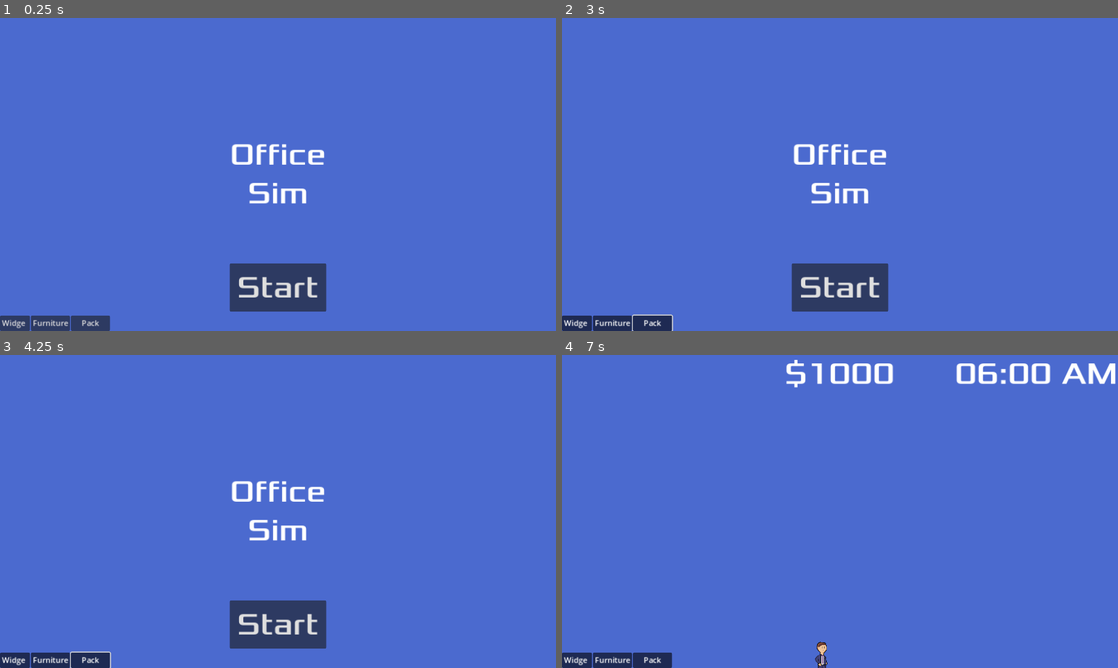
Above: before the commit, frames 1-4 (two rows, left to right).
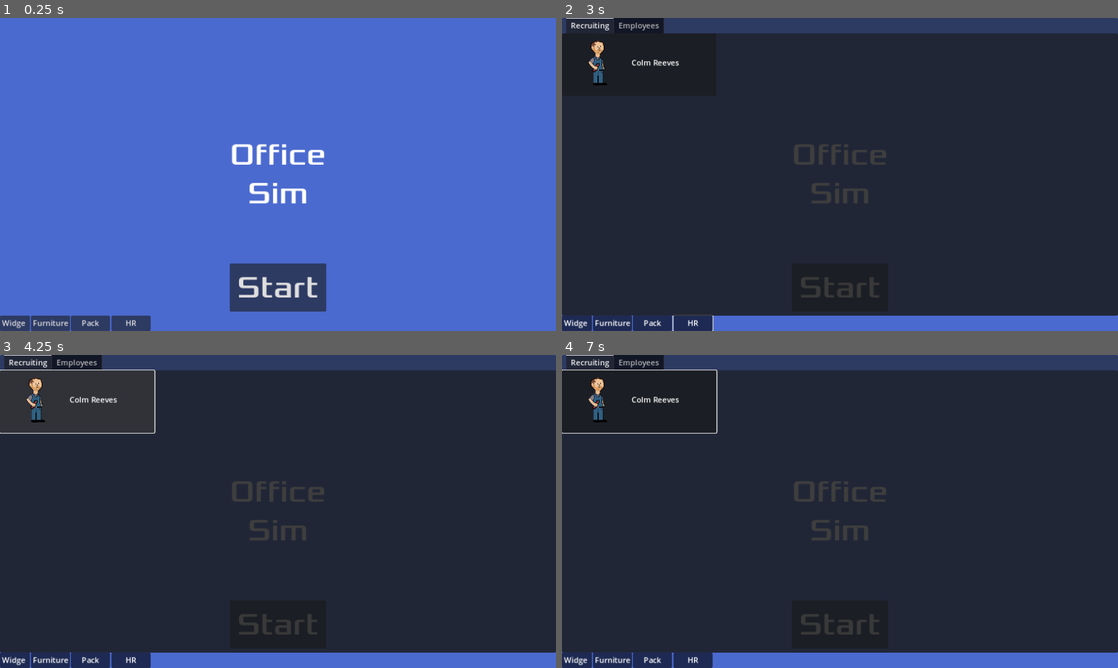
Above: after the commit, the same moments.

Repository: Final-Parsec/office-sim
Game: Godot game, scene res://main.tscn
Same seed, same stepped clock (60 frames per second), same inputs: the game is played once before the commit and once after it.
Inputs (mouse positions are in pixels of both pictures, inside the frame that each line leads up to):
- Up to frame 1 (0.25 s): no input
- Up to frame 2 (3 s): click "Widget" at 0.5 s; click "Furniture" at 1.25 s; click "Pack" at 2 s; click (695, 324) at 2.75 s, where only the run after the commit has a clickable "HR"
- Up to frame 3 (4.25 s): click (77, 401) at 3.5 s, where only the run after the commit has a clickable "Colm Reeves"
- Up to frame 4 (7 s): click "Start" at 4.25 s; click (840, 624) at 5 s, where only the run after the commit has a clickable "Start"; tap Enter at 5.75 s; move the mouse to (962, 495) at 5.77 s; hold Right (move_right) 5.78-6.53 s; click (962, 495) at 5.85 s; move the mouse to (728, 527) at 6.52 s; hold S (move_down) from 6.53 s (still down); click (728, 527) at 6.6 s

The runs differ from the first frame. In frame 1, 0.3% of the frame differs, in the area x 20-28%, y 95-100%; in frame 2, 95%; in frame 3, 95%; in frame 4, 96%, in the area x 0-100%, y 0-100%.

Commit message:
art for employee and start to an hr gui

Diff:
--- a/game/enums.gd
+++ b/game/enums.gd
@@ -4,5 +4,6 @@
 	NONE = 0,
 	WIDGET = 1,
 	FURNITURE = 2,
-	PACK = 3
+	PACK = 3,
+	HR = 4
 }
--- /dev/null
+++ b/game/hr_panel.gd
@@ -0,0 +1,7 @@
+extends Panel
+
+func _ready() -> void:
+	visible = false
+
+func _on_hud_action_bar_button_pressed() -> void:
+	visible = GameState.selected_action == Enums.Actions.HR
--- a/game/hud.gd
+++ b/game/hud.gd
@@ -1,6 +1,7 @@
 extends CanvasLayer
 
 signal start_game
+signal action_bar_button_pressed
 
 func show_message(text):
 	$Message.text = text
@@ -28,10 +29,10 @@
 	$Message.hide()
 
 func on_widget_button_pressed() -> void:
-	GameState.selected_action = Enums.Actions.WIDGET
+	set_selected_action(Enums.Actions.WIDGET)
 
 func on_furniture_button_pressed() -> void:
-	GameState.selected_action = Enums.Actions.FURNITURE
+	set_selected_action(Enums.Actions.FURNITURE)
 
 func update_time(time):
 	var meridiem_suffix = "AM" if time < 12 * 60 else "PM"
@@ -42,6 +43,12 @@
 	var display_minute = "%02d" % (time % 60)
 	$TimeLabel.text = display_hour + ":" + display_minute + " " + meridiem_suffix
 
+func _on_pack_button_pressed() -> void:
+	set_selected_action(Enums.Actions.PACK)
 
-func _on_pack_button_pressed() -> void:
-	GameState.selected_action = Enums.Actions.PACK
+func _on_hr_button_pressed() -> void:
+	set_selected_action(Enums.Actions.HR)
+
+func set_selected_action(selected_action: int) -> void:
+	GameState.selected_action = selected_action
+	action_bar_button_pressed.emit()
--- a/game/hud.tscn
+++ b/game/hud.tscn
@@ -1,10 +1,23 @@
-[gd_scene load_steps=5 format=3 uid="uid://bw6td1ka2uv5c"]
+[gd_scene load_steps=8 format=3 uid="uid://bw6td1ka2uv5c"]
 
 [ext_resource type="Script" path="res://hud.gd" id="1_0jbru"]
 [ext_resource type="FontFile" uid="uid://cw8737f1dq6n3" path="res://fonts/Xolonium-Regular.ttf" id="1_3xhbu"]
 [ext_resource type="ButtonGroup" uid="uid://ccfmiaex7mmvt" path="res://action_bar.tres" id="3_63eek"]
+[ext_resource type="Script" path="res://hr_panel.gd" id="4_lgdrw"]
+[ext_resource type="Texture2D" uid="uid://ndlb74qnveg0" path="res://art/colm_reeves1.png" id="5_epwqy"]
 
 [sub_resource type="Shortcut" id="Shortcut_wpxgg"]
+
+[sub_resource type="SpriteFrames" id="SpriteFrames_fm8g5"]
+animations = [{
+"frames": [{
+"duration": 1.0,
+"texture": ExtResource("5_epwqy")
+}],
+"loop": true,
+"name": &"default",
+"speed": 5.0
+}]
 
 [node name="HUD" type="CanvasLayer"]
 script = ExtResource("1_0jbru")
@@ -110,8 +123,58 @@
 toggle_mode = true
 text = "Pack"
 
+[node name="HRButton" type="Button" parent="."]
+anchors_preset = 2
+anchor_top = 1.0
+anchor_bottom = 1.0
+offset_left = 231.0
+offset_top = -31.0
+offset_right = 312.0
+grow_vertical = 0
+toggle_mode = true
+text = "HR"
+
+[node name="HRPanel" type="Panel" parent="."]
+offset_right = 1152.0
+offset_bottom = 616.0
+script = ExtResource("4_lgdrw")
+
+[node name="TabContainer" type="TabContainer" parent="HRPanel"]
+layout_mode = 0
+offset_right = 1152.0
+offset_bottom = 616.0
+current_tab = 0
+
+[node name="Recruiting" type="Control" parent="HRPanel/TabContainer"]
+layout_mode = 2
+metadata/_tab_index = 0
+
+[node name="Recruit" type="Button" parent="HRPanel/TabContainer/Recruiting"]
+layout_mode = 0
+offset_right = 320.0
+offset_bottom = 129.0
+
+[node name="Name" type="Label" parent="HRPanel/TabContainer/Recruiting/Recruit"]
+layout_mode = 0
+offset_left = 144.0
+offset_top = 49.0
+offset_right = 248.0
+offset_bottom = 72.0
+text = "Colm Reeves"
+
+[node name="AnimatedSprite2D" type="AnimatedSprite2D" parent="HRPanel/TabContainer/Recruiting/Recruit"]
+position = Vector2(73, 61)
+sprite_frames = SubResource("SpriteFrames_fm8g5")
+
+[node name="Employees" type="Control" parent="HRPanel/TabContainer"]
+visible = false
+layout_mode = 2
+metadata/_tab_index = 1
+
+[connection signal="action_bar_button_pressed" from="." to="HRPanel" method="_on_hud_action_bar_button_pressed"]
 [connection signal="pressed" from="StartButton" to="." method="_on_start_button_pressed"]
 [connection signal="timeout" from="MessageTimer" to="." method="_on_message_timer_timeout"]
 [connection signal="pressed" from="WidgetButton" to="." method="on_widget_button_pressed"]
 [connection signal="pressed" from="FurnitureButton" to="." method="on_furniture_button_pressed"]
 [connection signal="pressed" from="PackButton" to="." method="_on_pack_button_pressed"]
+[connection signal="pressed" from="HRButton" to="." method="_on_hr_button_pressed"]
Binary file added: game/art/colm_reeves1.png
Not shown, added: game/art/colm_reeves1.png.import
Binary file added: game/art/colm_reeves2.png
Not shown, added: game/art/colm_reeves2.png.import
Not shown, added: art/colm_reeves.aseprite
